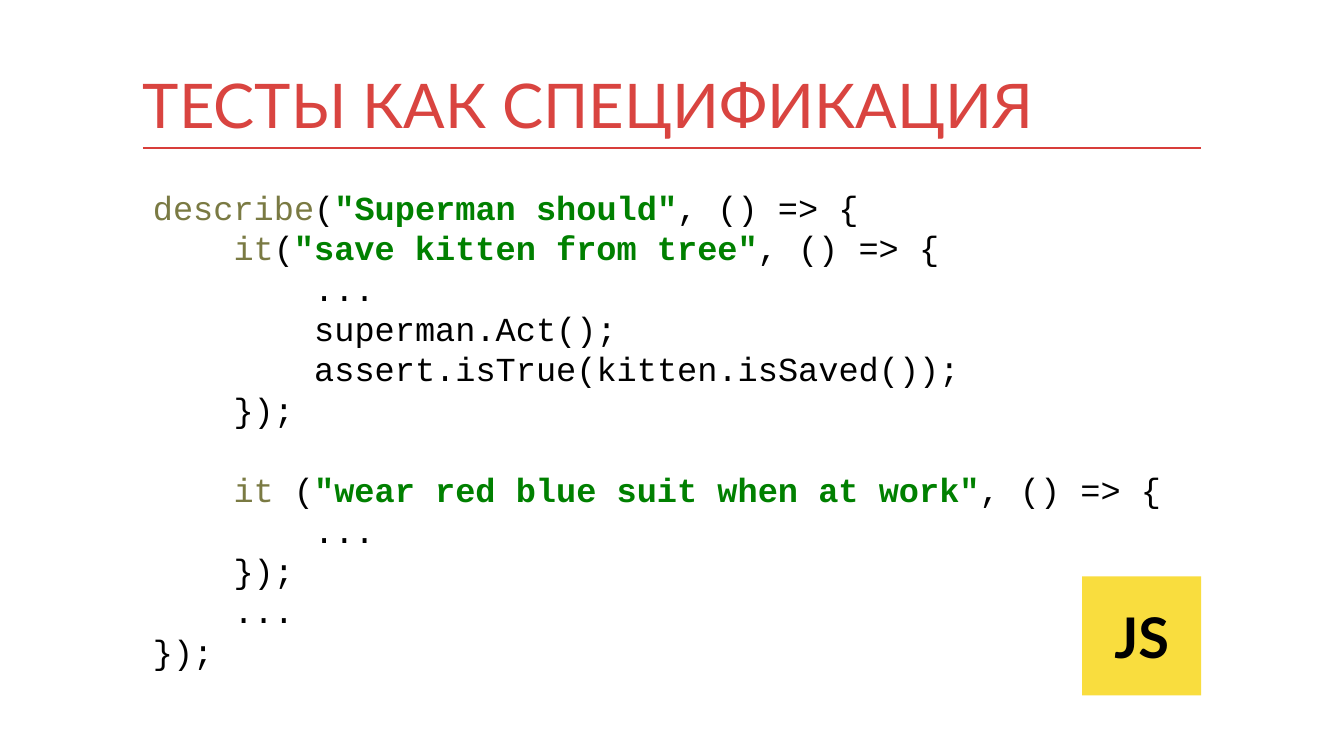
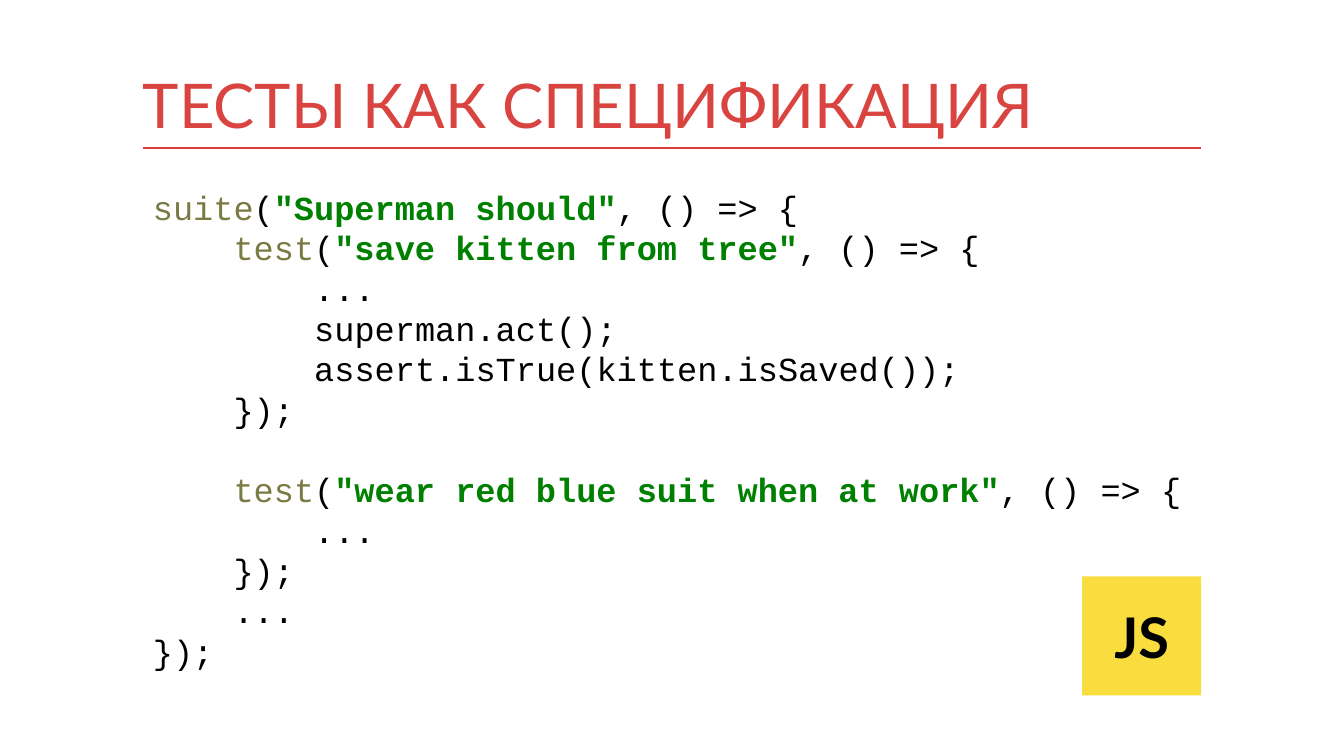
Before and after one commit to kontur-courses/testing, a slide deck: slide 5 of testing.pptx. Drawn at 1344x756 pixels with LibreOffice and Linux fonts; fonts in the diff are those of the drawing. Boxes give left, top, right and bottom in pixels: in the first picture for what was removed or moved away, otherwise in the second. Text is boxed around its words. In the diff, an @@ line names an element or a change of style, - is before the commit and + after.

```diff
--- a/testing.pptx
+++ b/testing.pptx
@@ text at box(153, 196, 1020, 509): text changed @@
-describe("Superman should", () => {
-it("save kitten from tree", () => {
-...
-superman.Act();
-assert.isTrue(kitten.isSaved());
-});
-it ("wear red blue suit when at work", () => {
-...
-});
-...
-});
+suite("Superman should", () => {
+test("save kitten from tree", () => {
+...
+superman.act();
+assert.isTrue(kitten.isSaved());
+});
+test("wear red blue suit when at work", () => {
+...
+});
+...
+});
```
Also in this commit, not shown: 4 other slides changed, 2 slides added, 12 other files.
